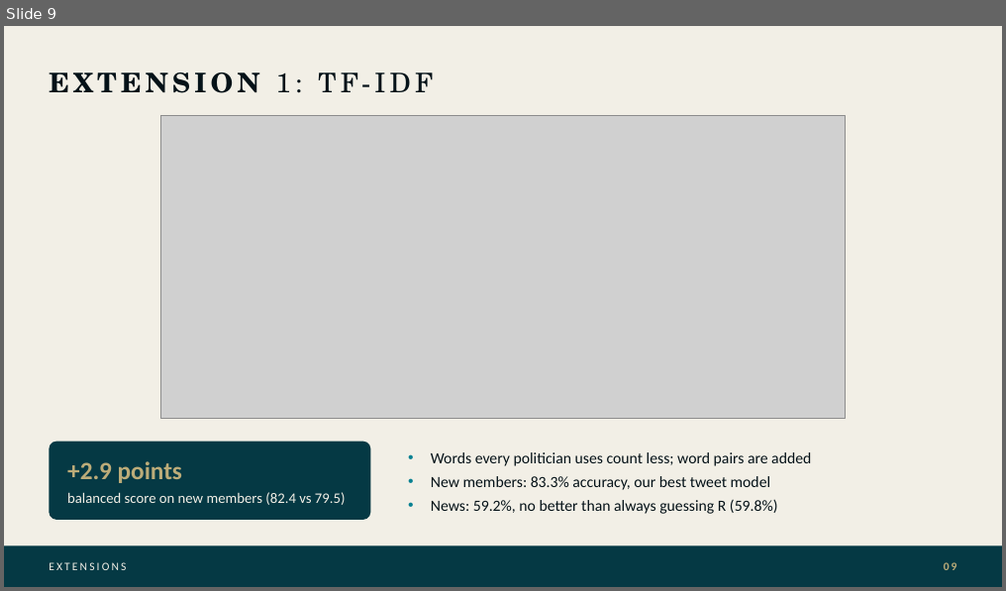
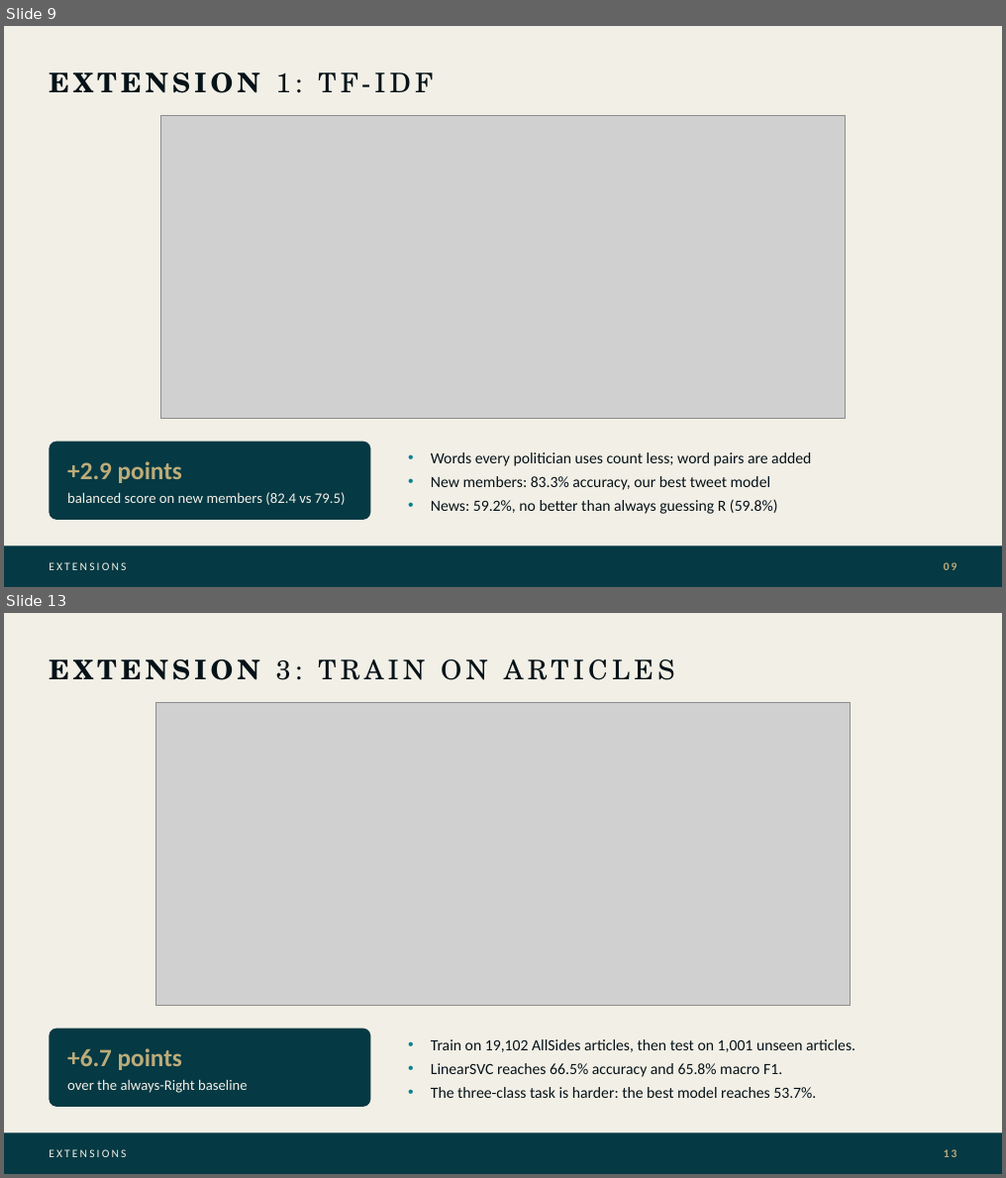
Before and after one commit to SonuAkash-collab/news-political-bias-classifier, a slide deck: docs/slides/deck.pptx. Shown one above the other, each under a label of ours: slide 9 before the commit, slides 9 and 13 after it; the slides between them are not shown. The pictures are 1006x591 and 1006x1178 pixels, drawn with LibreOffice and Linux fonts; fonts in the diff are those of the drawing; grey boxes stand for pictures. Boxes give left, top, right and bottom in pixels: in the first picture for what was removed or moved away, otherwise in the second. Text is boxed around its words. In the diff, an @@ line names an element or a change of style, - is before the commit and + after.

```diff
--- a/docs/slides/deck.pptx
+++ b/docs/slides/deck.pptx
@@ slide 13 added at (x1=4, y1=613, x2=1002, y2=1174), background #F2EFE6 @@
@@ text added at (x1=49, y1=660, x2=675, y2=680), 26 pt, text #051218 @@
+EXTENSION 3: TRAIN ON ARTICLES
@@ picture added at (x1=156, y1=703, x2=850, y2=1006) @@
@@ rounded rectangle added at (x1=49, y1=1029, x2=371, y2=1107), fill #053944 @@
@@ text added at (x1=67, y1=1049, x2=248, y2=1093), 14 pt, text #F2EFE6 @@
++6.7 points
+over the always-Right baseline
@@ text added at (x1=431, y1=1040, x2=855, y2=1098), 15 pt, text #051218 @@
+• Train on 19,102 AllSides articles, then test on 1,001 unseen articles.
+• LinearSVC reaches 66.5% accuracy and 65.8% macro F1.
+• The three-class task is harder: the best model reaches 53.7%.
@@ rectangle added at (x1=4, y1=1134, x2=1002, y2=1174), fill #053944 @@
@@ text added at (x1=49, y1=1150, x2=126, y2=1157), 11 pt, text #F2EFE6 @@
+EXTENSIONS
@@ text added at (x1=944, y1=1150, x2=957, y2=1157), 11 pt, text #BCAC79, bold @@
+13
```
Also in this commit, not shown: 7 other slides added, 1 slide removed.
